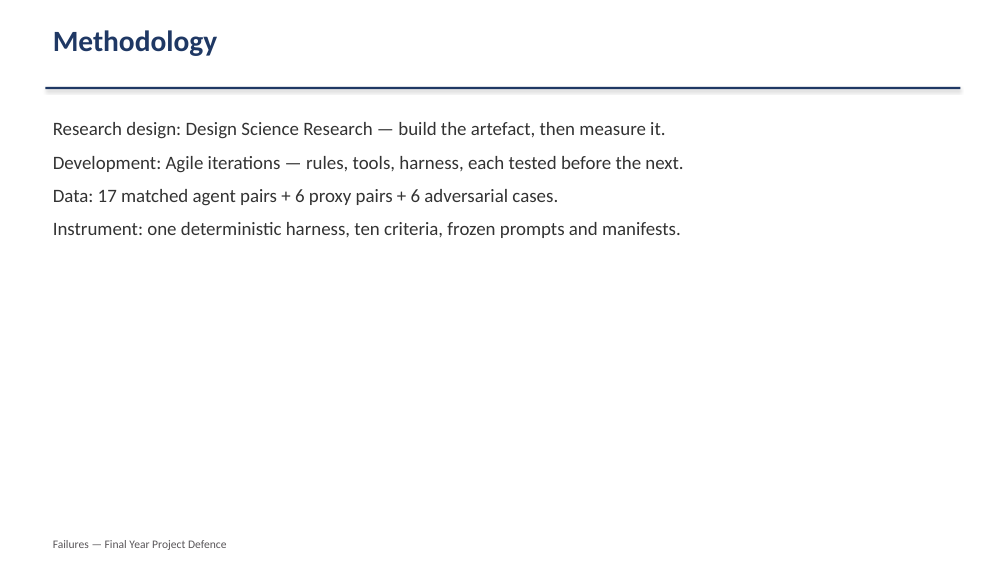
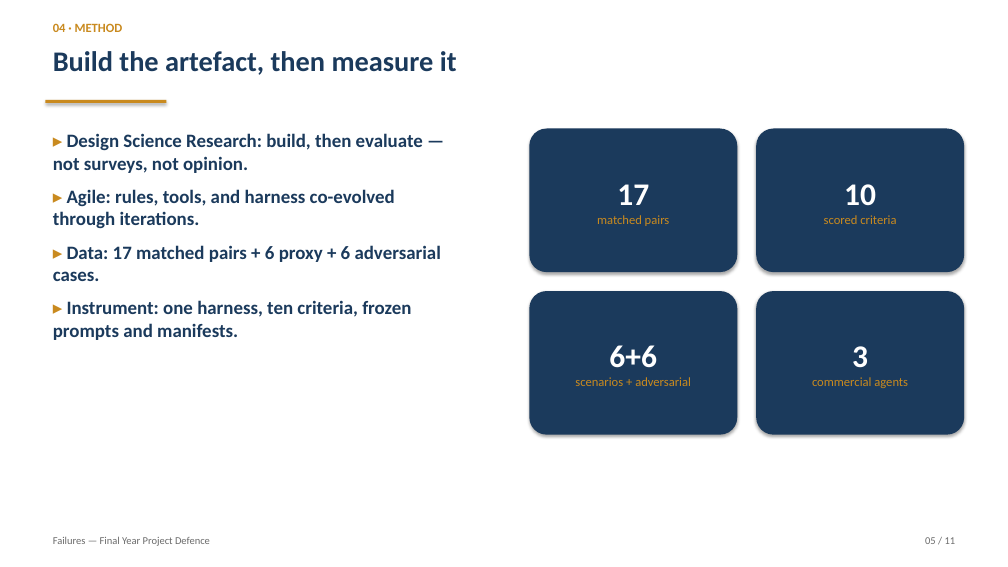
Before and after one commit to mayowa-kalejaiye/Failures, a slide deck: slide 5 of docs/school-project/FAILURES_Defence_Slides.pptx. Drawn at 1008x567 pixels with LibreOffice and Linux fonts; fonts in the diff are those of the drawing. Boxes give left, top, right and bottom in pixels: in the first picture for what was removed or moved away, otherwise in the second. Text is boxed around its words. In the diff, an @@ line names an element or a change of style, - is before the commit and + after.

Commit message:
School project: redesigned defence deck (navy/gold system, stat cards, takeaway strips)

```diff
--- a/docs/school-project/FAILURES_Defence_Slides.pptx
+++ b/docs/school-project/FAILURES_Defence_Slides.pptx
@@ text at box(53, 23, 123, 32): text changed; size 28 to 12 pt; text colour #1F3864 to #C98A1F @@
-Methodology
+04 · METHOD
@@ text "Build the artefact, then measure ...": place and size @@
-text "Build the artefact, then measure ..." at box(45, 87, 960, 89)
+text "Build the artefact, then measure ..." at box(53, 51, 457, 75)
@@ text "Build the artefact, then measure ..." at box(53, 51, 457, 75): fill #1F3864 to none; shadow off @@
@@ text at box(53, 51, 457, 75): text added @@
+Build the artefact, then measure it
@@ rectangle added at box(45, 100, 166, 103), fill #C98A1F @@
@@ text at box(53, 133, 441, 340): text changed; text colour #333333 to #1B3A5C; bold on @@
-Research design: Design Science Research — build the artefact, then measure it.
-Development: Agile iterations — rules, tools, harness, each tested before the next.
-Data: 17 matched agent pairs + 6 proxy pairs + 6 adversarial cases.
-Instrument: one deterministic harness, ten criteria, frozen prompts and manifests.
+▸ Design Science Research: build, then evaluate — not surveys, not opinion.
+▸ Agile: rules, tools, and harness co-evolved through iterations.
+▸ Data: 17 matched pairs + 6 proxy + 6 adversarial cases.
+▸ Instrument: one harness, ten criteria, frozen prompts and manifests.
@@ rounded rectangle added at box(529, 129, 737, 272), fill #1B3A5C, 12 pt, text #C98A1F @@
+17
+matched pairs
@@ rounded rectangle added at box(756, 129, 964, 272), fill #1B3A5C, 12 pt, text #C98A1F @@
+10
+scored criteria
@@ rounded rectangle added at box(529, 291, 737, 435), fill #1B3A5C, 12 pt, text #C98A1F @@
+6+6
+scenarios + adversarial
@@ rounded rectangle added at box(756, 291, 964, 435), fill #1B3A5C, 12 pt, text #C98A1F @@
+3
+commercial agents
@@ text "Failures — Final Year Project ..." at box(53, 537, 210, 546): size 11 to 10 pt, text colour #595659 to #6B6B6B @@
@@ text added at box(925, 537, 956, 544), 10 pt, text #6B6B6B @@
+05 / 11
```
Also in this commit, not shown: 10 other slides changed, 1 other file.
